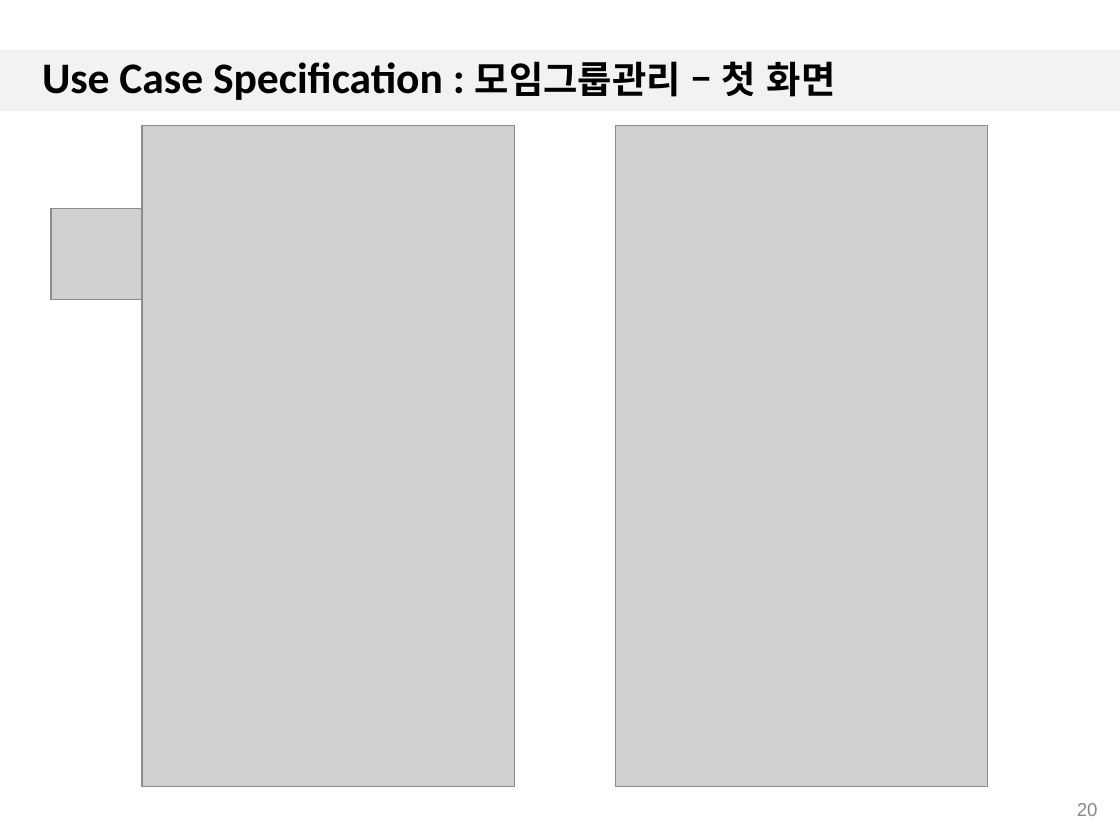
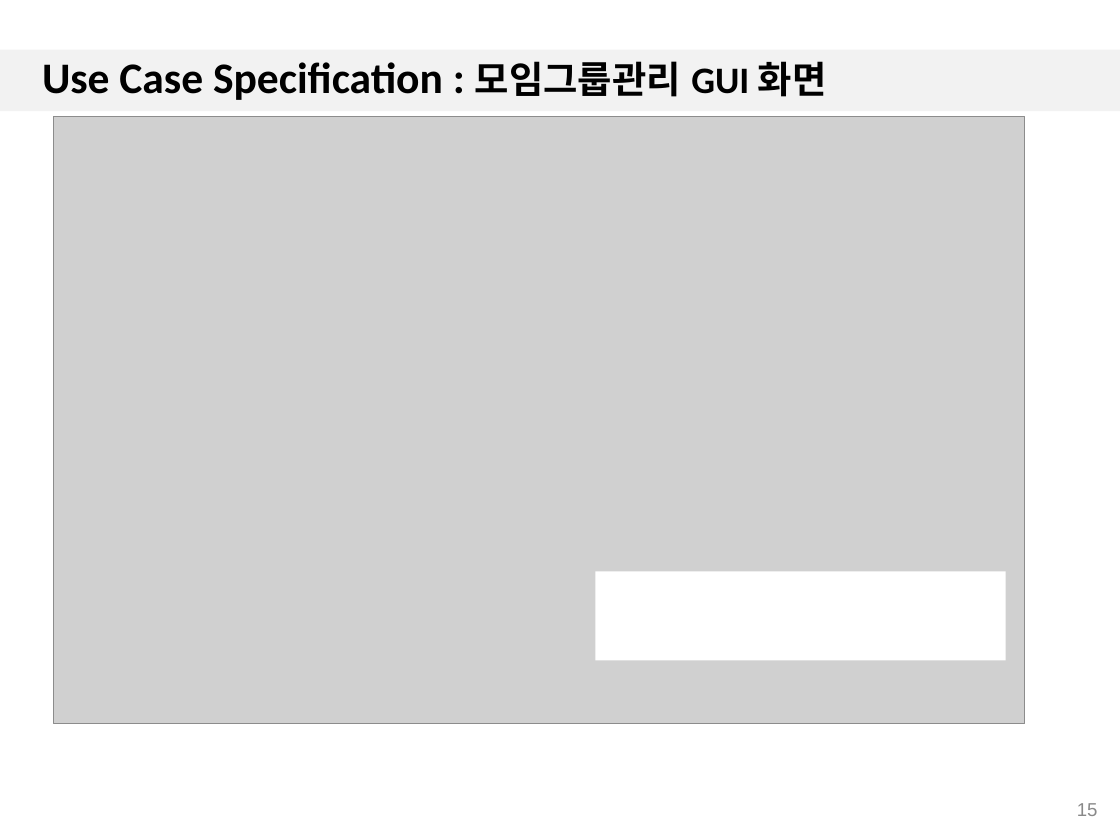
Before and after one commit to 7hong13/FillingGood, a slide deck: slide 15 of SRS/1.3/4팀_일정추천앱_UC_Spec_1.3.pptx (slide 20 before the commit). Drawn at 1120x840 pixels with LibreOffice and Linux fonts; fonts in the diff are those of the drawing; grey boxes stand for pictures; background and template pictures are left out. Boxes give left, top, right and bottom in pixels: in the first picture for what was removed or moved away, otherwise in the second. Text is boxed around its words. In the diff, an @@ line names an element or a change of style, - is before the commit and + after.

```diff
--- a/SRS/1.3/4팀_일정추천앱_UC_Spec_1.3.pptx
+++ b/SRS/1.3/4팀_일정추천앱_UC_Spec_1.3.pptx
@@ title at [42, 61, 827, 100]: text changed @@
-Use Case Specification : 모임그룹관리 – 첫 화면
+Use Case Specification : 모임그룹관리 GUI 화면
@@ picture added at [54, 116, 1026, 725] @@
@@ picture removed at [142, 125, 514, 787] @@
@@ picture removed at [615, 125, 987, 787] @@
@@ picture removed at [50, 208, 141, 300] @@
@@ picture removed at [52, 208, 142, 300] @@
@@ rectangle added at [596, 571, 1006, 661], fill #FFFFFF @@
@@ page number at [1077, 803, 1098, 816]: text changed @@
-20
+15
```
Also in this commit, not shown: 25 other slides changed, 15 slides removed.
